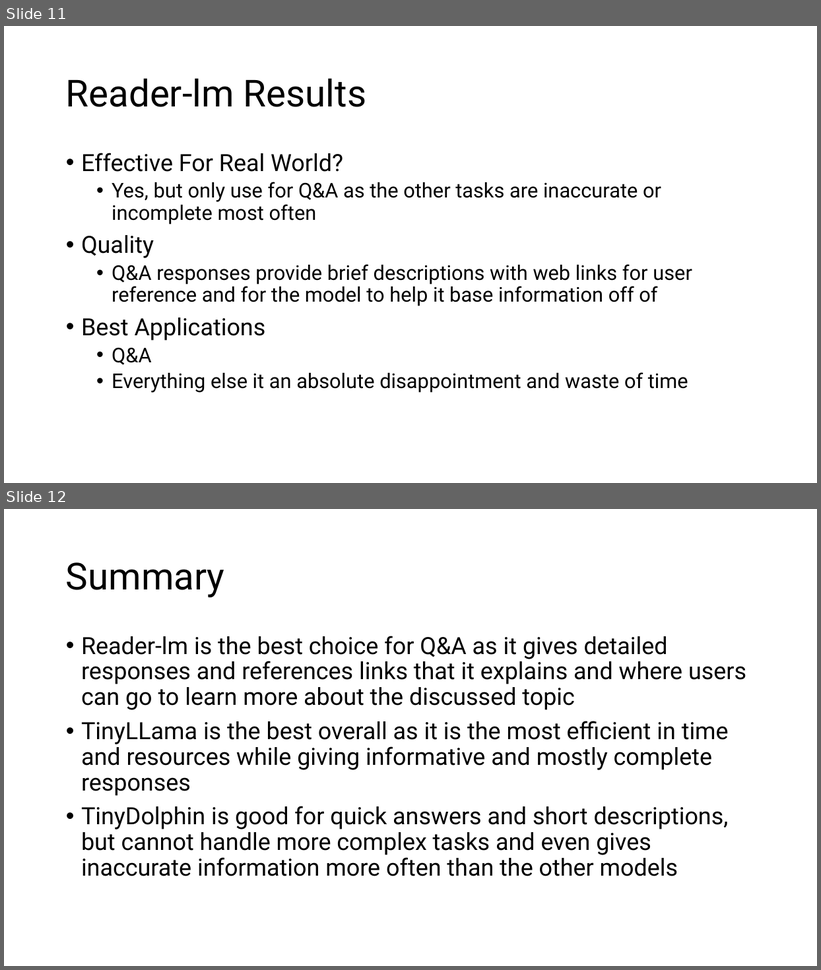
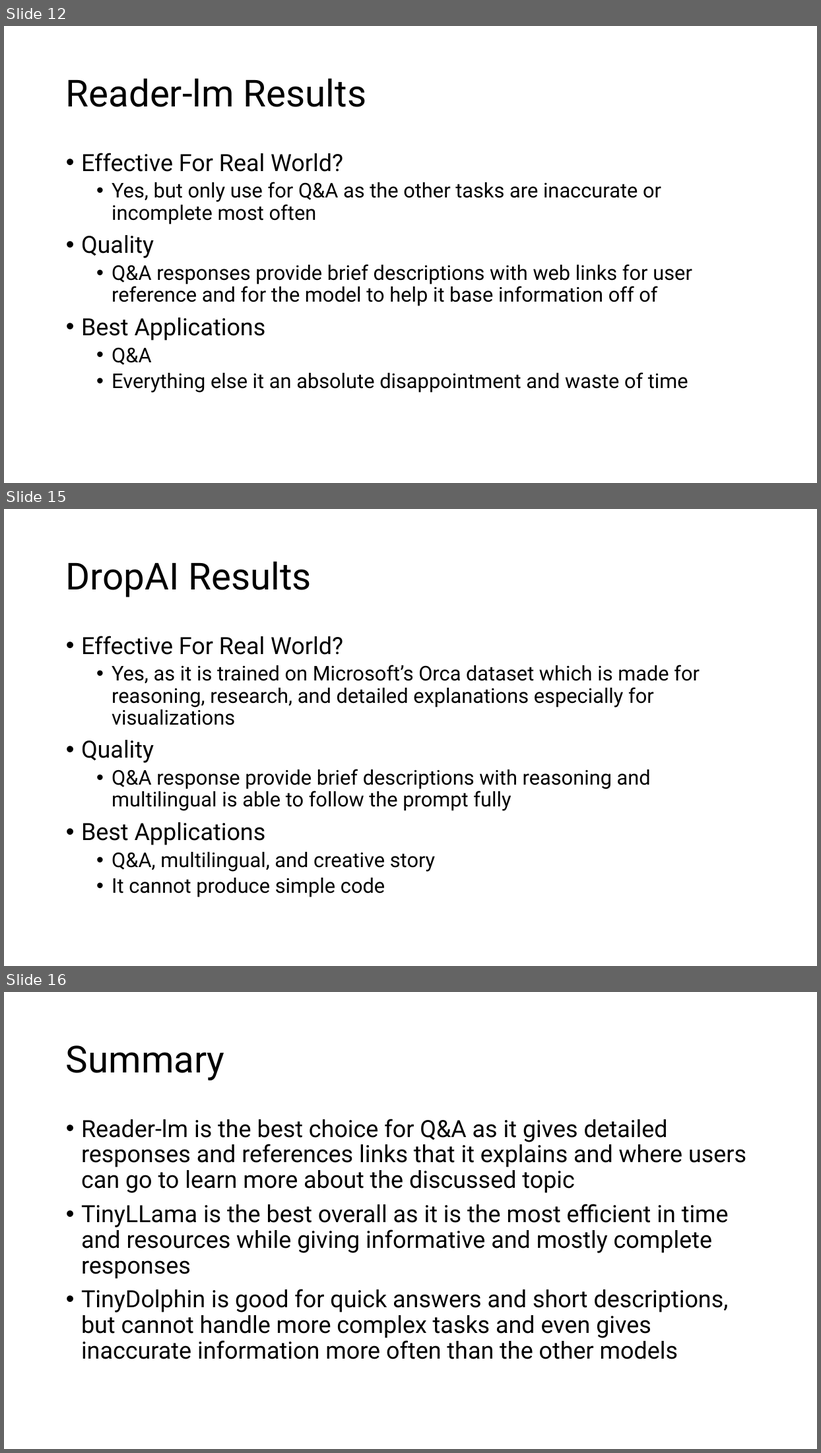
Before and after one commit to Harrison-Flax/Exam2, a slide deck: exam2.pptx. Shown one above the other, each under a label of ours: slides 11 and 12 before the commit, slides 12, 15 and 16 after it; the slides between them are not shown. The pictures are 821x970 and 821x1453 pixels, drawn with LibreOffice and Linux fonts; fonts in the diff are those of the drawing. Boxes give left, top, right and bottom in pixels: in the first picture for what was removed or moved away, otherwise in the second. Text is boxed around its words. In the diff, an @@ line names an element or a change of style, - is before the commit and + after.

Commit message:
Updated with DropAI

```diff
--- a/exam2.pptx
+++ b/exam2.pptx
@@ slide 15 added at (4,509,817,966), background #FFFFFF @@
@@ title added at (66,561,312,597), 44 pt, text #000000 @@
+DropAI Results
@@ text added at (81,636,700,898), 24 pt, text #000000 @@
+• Effective For Real World?
+  • Yes, as it is trained on Microsoft’s Orca dataset which is made for reasoning, research, and detailed explanations especially for visualizations
+• Quality
+  • Q&A response provide brief descriptions with reasoning and multilingual is able to follow the prompt fully
+• Best Applications
+  • Q&A, multilingual, and creative story
+  • It cannot produce simple code
@@ what was slide 11 is now slide 12 @@
@@ what was slide 12 is now slide 16 @@
```
Also in this commit, not shown: 5 other slides added, 3 other files.
